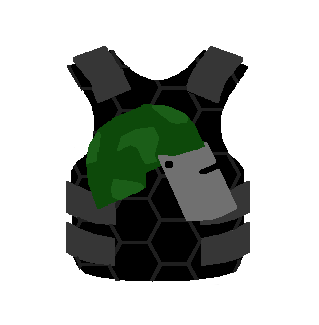
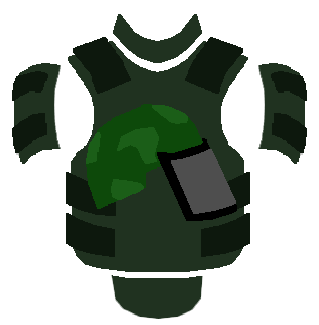
Two versions of the same layered image (319x325). Layer-by-layer changes:
renamed "helmet-l4" to "helmet-l5", hid it over [86, 104, 237, 221]
added layer "helmet-l5 copy" above "helmet-l3" over [86, 104, 237, 221]
renamed "vest-l4-hatchings" to "vest-l5-hatchings", hid it over [67, 50, 242, 286]
renamed "vest-l4" to "vest-l5", hid it over [66, 46, 250, 281]
added layer "vest-l3-neck" above "vest-l3-groin" over [113, 14, 202, 63]
added layer "vest-l3-groin" above "vest-l3-shoulder copy #3" over [111, 275, 203, 319]
added layer "vest-l3-shoulder copy #3" above "vest-l3-shoulder" over [258, 63, 307, 164]
added layer "vest-l3-shoulder" above "vest-l3" over [12, 63, 61, 164]
added layer "vest-l3" above "vest-l2" over [66, 37, 250, 272]
